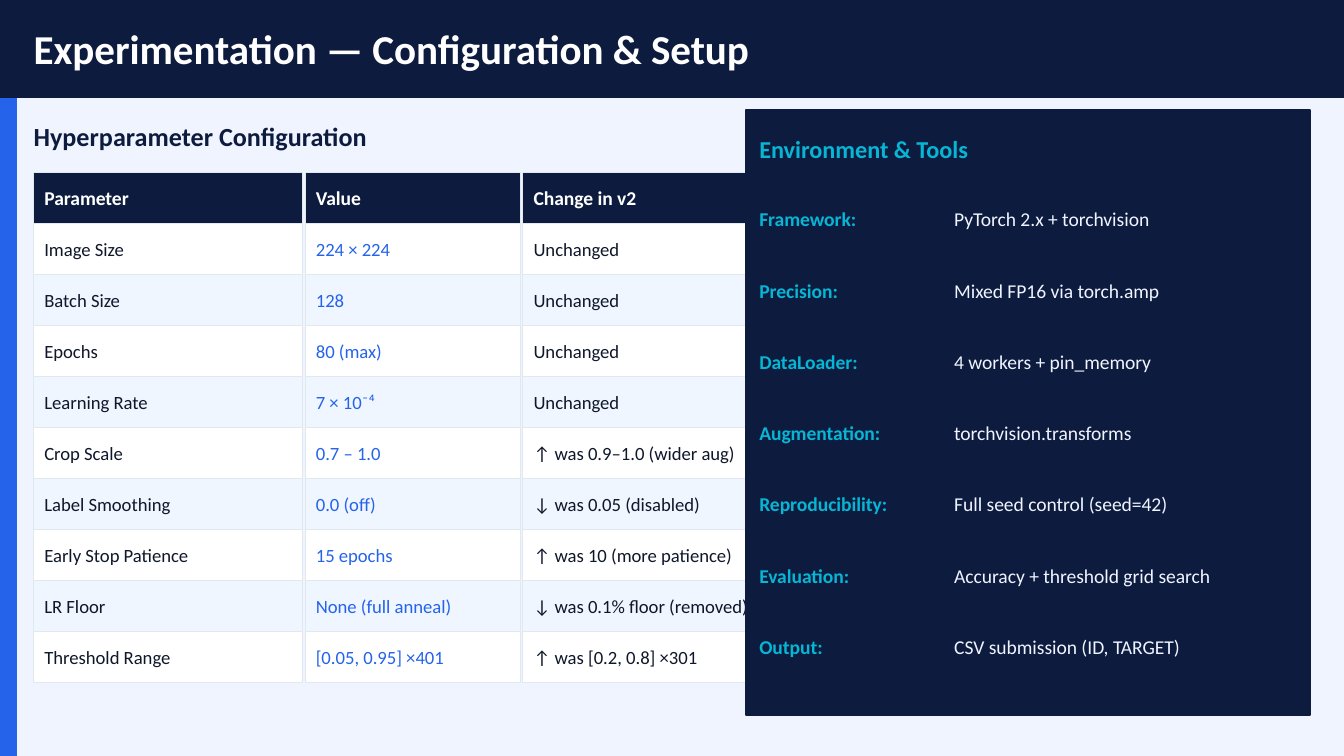
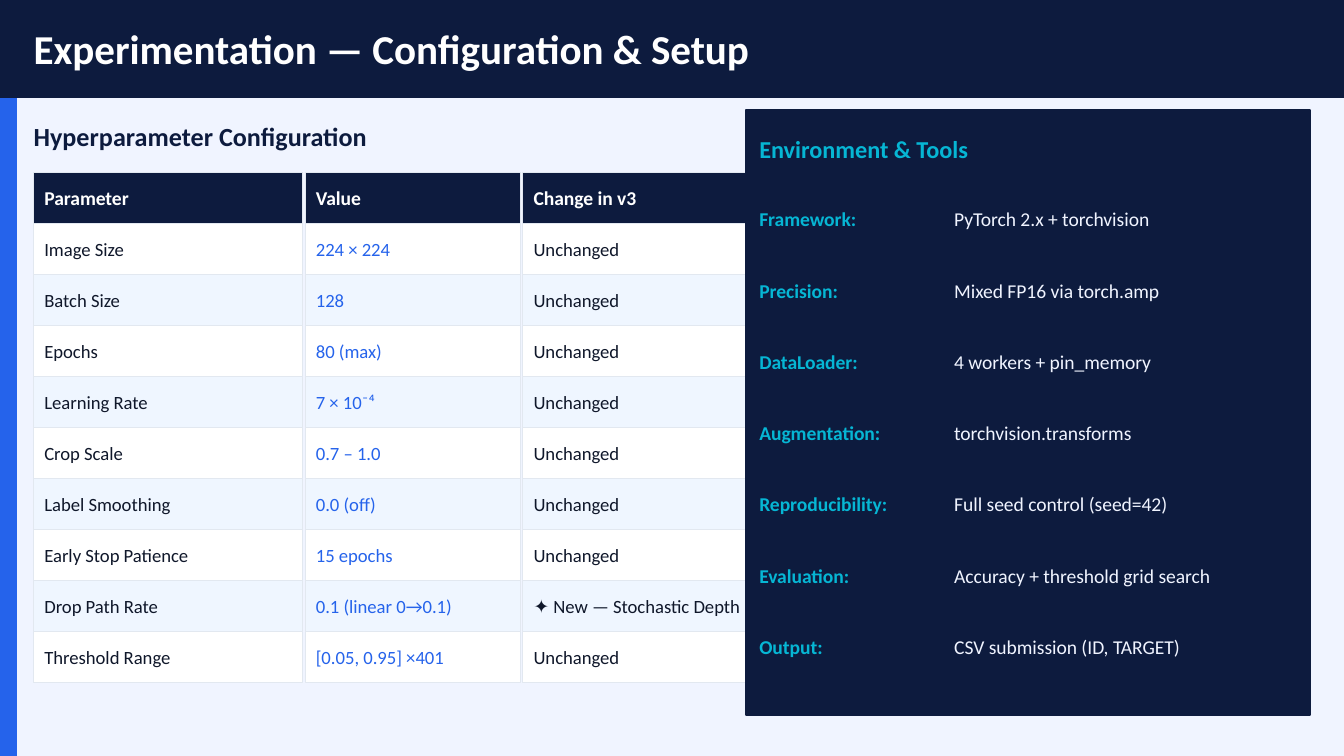
Before and after one commit to lochansurya/CS5480-DL-Kaggle-Competition-2026, a slide deck: slide 7 of presentation/ImagesBinaryClassification.pptx. Drawn at 1344x756 pixels with LibreOffice and Linux fonts; fonts in the diff are those of the drawing. Boxes give left, top, right and bottom in pixels: in the first picture for what was removed or moved away, otherwise in the second. Text is boxed around its words. In the diff, an @@ line names an element or a change of style, - is before the commit and + after.

Commit message:
add stochastic depth; score: 0.759102;

```diff
--- a/presentation/ImagesBinaryClassification.pptx
+++ b/presentation/ImagesBinaryClassification.pptx
@@ text at [534, 191, 636, 209]: text changed @@
-Change in v2
+Change in v3
@@ text at [534, 447, 620, 463]: text changed @@
-↑ was 0.9–1.0 (wider aug)
+Unchanged
@@ text at [534, 498, 620, 514]: text changed @@
-↓ was 0.05 (disabled)
+Unchanged
@@ text at [534, 549, 620, 565]: text changed @@
-↑ was 10 (more patience)
+Unchanged
@@ text at [316, 599, 451, 616]: text changed @@
-None (full anneal)
+0.1 (linear 0→0.1)
@@ text at [44, 600, 158, 616]: text changed @@
-LR Floor
+Drop Path Rate
@@ text at [553, 600, 740, 616]: text changed @@
-↓ was 0.1% floor (removed)
+✦ New — Stochastic Depth
@@ text at [534, 651, 620, 667]: text changed @@
-↑ was [0.2, 0.8] ×301
+Unchanged
```
Also in this commit, not shown: 7 other slides changed.
